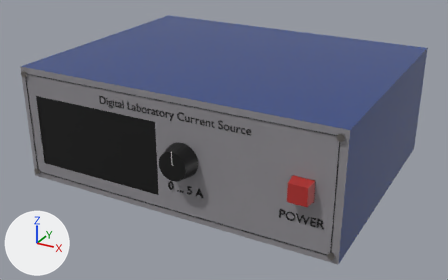
One commit to the glTF model src/models/CurrentSource/currentSource.glb: the scene before it, then after it.
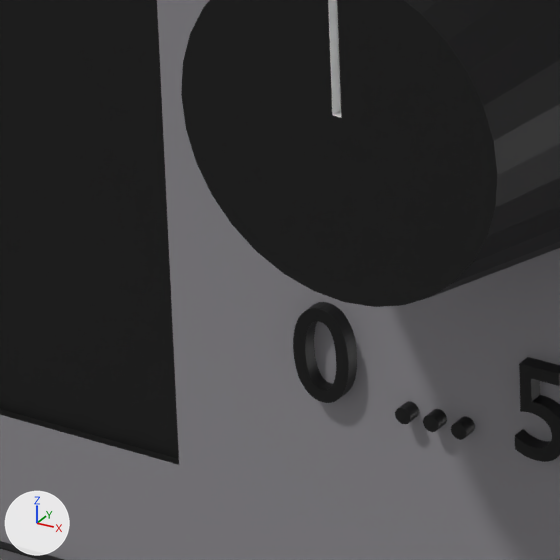
Each version appears first whole from a 50 mm lens placed at (172.6, -338.9, 136.1), pointed at (6.7, -37.4, -14.6), and next in a close-up on the part from 32% to 43% of the width and 56% to 73% of the height. Lighting does not change. The marker at lower left points along +X, +Y and +Z. Where no turn or scale is listed for an object, it has been applied to the vertices. Vertices at the same position are counted once.

Objects in the first close-up: 'contrast', 'stand.017'.
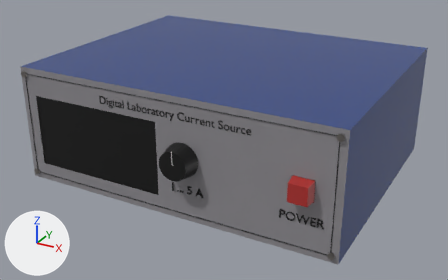
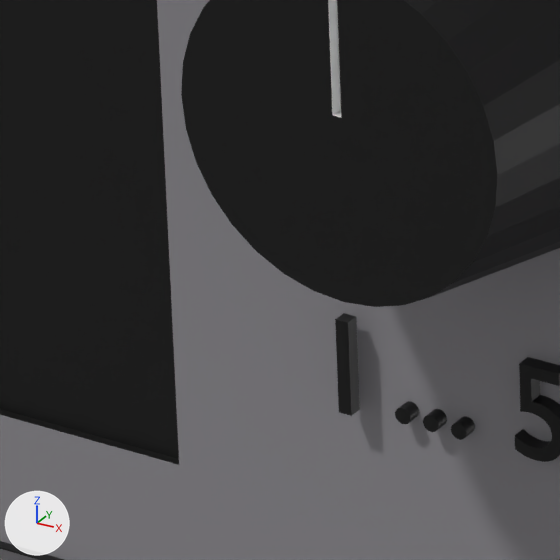
Commit message: feat: change CurrentSource model

Where the change shows, as pixel boxes [x1, y1, x2, y2] in the close-ups (560 x 560 px):
part 1 of me_text_018, cut back
    before: [293, 302, 357, 403]
    after: [335, 313, 360, 416]

The change in detail:
me_text_018 is used by ob_stand_017; location (14.47, -74.87, -0.64).
me_text_018 had 6448 vertices, 12772 faces and spanned x -103.0..88.0, y -27.0..124.0, z -33.0..35.0.
me_text_018 now has 6264 vertices, 12400 faces and spans x -103.0..88.0, y -27.0..124.0, z -33.0..35.0.
me_text_018 part 1: 1 vertex moved within x -3.0, y -26.0, z -17.0; 191 vertices removed from x -6.0..-3.0, y -26.0..-25.0, z -17.0..-13.0; 7 vertices added at x -3.0, y -26.0, z -17.0..-13.0.
